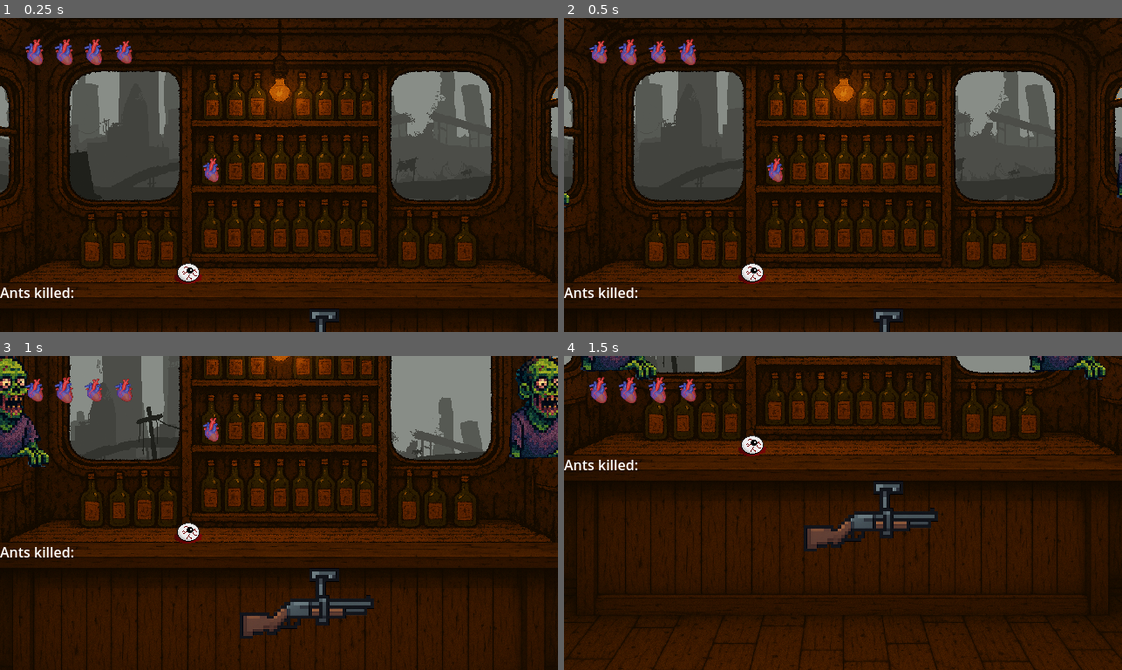
Above: before the commit, frames 1-4 (two rows, left to right).
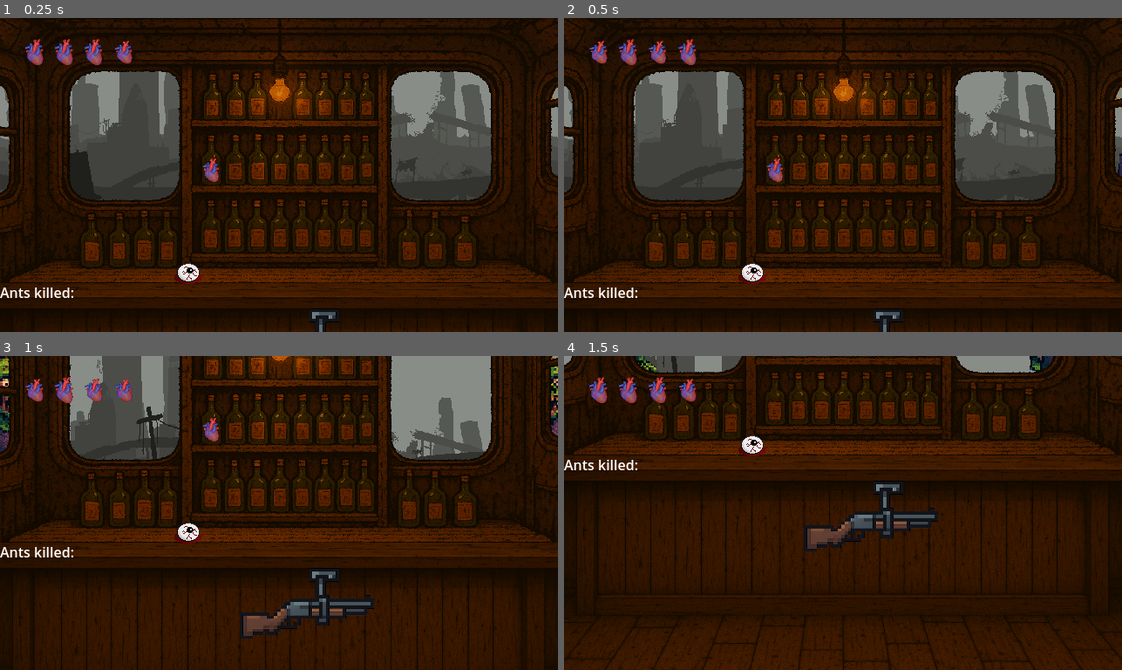
Above: after the commit, the same moments.

Repository: Iaotle/zombie-soup
Game: Godot game, scene res://Scenes/main.tscn
The game is run twice, just before and just after one commit, with the same random seed, the same clock (stepped at 60 frames per second) and the same inputs.
Inputs (mouse positions are in pixels of both pictures, inside the frame that each line leads up to):
- Up to frame 1 (0.25 s): no input
- Up to frame 2 (0.5 s): no input
- Up to frame 3 (1 s): move the mouse to (401, 497) at 0.52 s; hold Mouse wheel down (scroll_down) from 0.53 s (still down); click (401, 497) at 0.67 s
- Up to frame 4 (1.5 s): move the mouse to (731, 528) at 1.27 s; release Mouse wheel down (scroll_down) at 1.28 s; tap Mouse wheel up (scroll_up) at 1.35 s; click (731, 528) at 1.42 s

Frame 1 is identical in both runs. In frame 2, less than 0.1% of the frame differs, in the area x 0-100%, y 50-61%; in frame 3, 3.3%, in the area x 0-100%, y 0-36%; in frame 4, 1.0%.

Commit message:
fix z-index

Diff:
--- a/Scenes/main.gd
+++ b/Scenes/main.gd
@@ -34,6 +34,7 @@
 	var def = ENEMY_DEFS[randi() % ENEMY_DEFS.size()]
 	# Create and configure sprite
 	var sprite = Sprite2D.new()
+	sprite.z_index = -1;
 	sprite.texture = def["calm_texture"]
 	sprite.scale = def["calm_scale"]
 	# Determine off-screen spawn X
--- a/project.godot
+++ b/project.godot
@@ -42,3 +42,4 @@
 [rendering]
 
 textures/canvas_textures/default_texture_filter=0
+textures/vram_compression/import_etc2_astc=true
Not shown, added: export_presets.cfg
